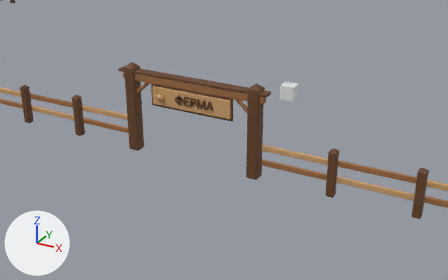
The FBX model art/export/fbx/FenceWood.fbx: old version first, new version second.
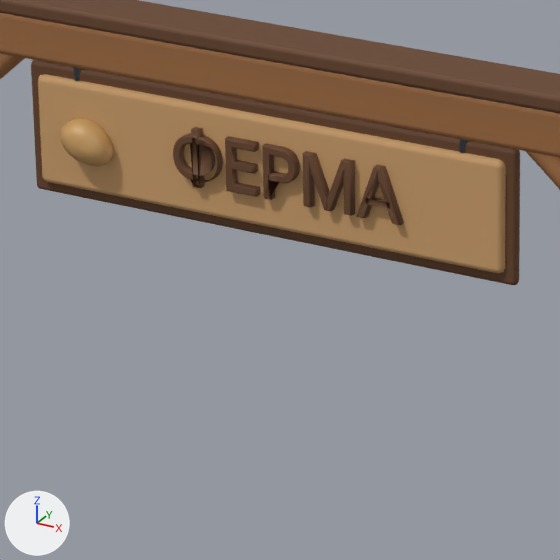
Each version appears first from a 50 mm lens placed at (15.68, -37.88, 14.19), pointed at (1.85, -12.73, 1.62), and next in a close-up on the part from 33% to 54% of the width and 26% to 60% of the height. Every picture has the same lights, and +X, +Y and +Z are marked at lower left. The first two pictures are the older version. Where no turn or scale is listed for an object, it has been applied to the vertices. Vertices at exactly the same position are counted once.

Objects in the first close-up: 'Body__Wood.002', 'Body__WoodDark.002', 'GateSign__Potato@sway_z_-2_3.14#0,3.35,12.85', 'GateSign__WoodDark@sway_z_-2_3.14#0,3.35,12.85', 'GateSign__WoodLight@sway_z_-2_3.14#0,3.35,12.85' and 1 more.
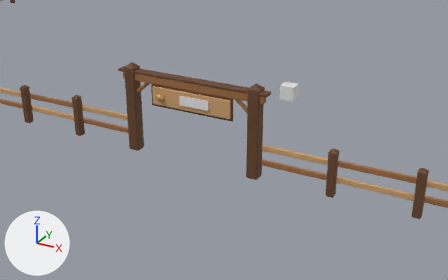
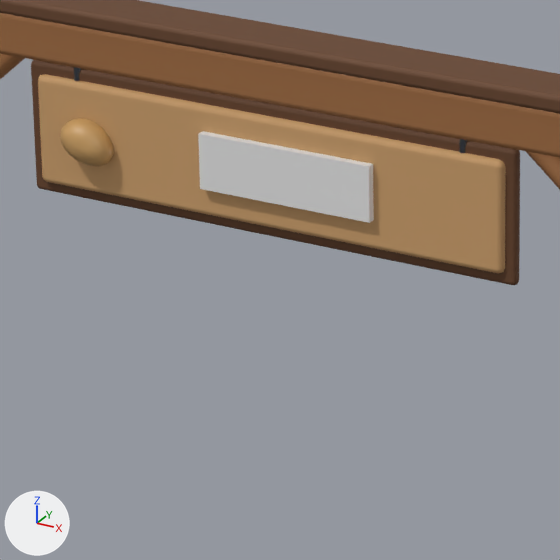
Pixel boxes (x1, y1, x2, y2) of what changed, in the close-ups (560 x 560 px):
'GateSign__WoodDark@sway_z_-2_3.14#0,3.35,12.85!1', added: after (198, 131, 374, 223)
part 1 of me_gatesign__wooddark_sway_z__2_3_14_0_3_35_12_85, deleted (brown): before (303, 151, 355, 216)
part 2 of me_gatesign__wooddark_sway_z__2_3_14_0_3_35_12_85, deleted (brown): before (173, 127, 223, 188)
part 3 of me_gatesign__wooddark_sway_z__2_3_14_0_3_35_12_85, deleted (brown): before (262, 143, 300, 200)
part 4 of me_gatesign__wooddark_sway_z__2_3_14_0_3_35_12_85, deleted (brown): before (356, 165, 404, 225)
part 5 of me_gatesign__wooddark_sway_z__2_3_14_0_3_35_12_85, deleted (brown): before (225, 136, 260, 197)

Patch to the scene script:
```diff
--- a/art/export/fbx/FenceWood.fbx.py
+++ b/art/export/fbx/FenceWood.fbx.py
@@ me_gatesign__wooddark_sway_z__2_3_14_0_3_35_12_85 @@
 # used by ob_gatesign__wooddark_sway_z__2_3_14_0_3_35_12_85; location = (0.0, -12.81, 3.35)
-me_gatesign__wooddark_sway_z__2_3_14_0_3_35_12_85.from_pydata(...)  # 1048 vertices, 1294 faces; spans x -2.4..2.4, y -0.18..0.05, z -0.6..0.6
+me_gatesign__wooddark_sway_z__2_3_14_0_3_35_12_85.from_pydata(...)  # 56 vertices, 54 faces; spans x -2.4..2.4, y -0.05..0.05, z -0.6..0.6
+# me_gatesign__wooddark_sway_z__2_3_14_0_3_35_12_85 part 1: the loose piece of 352 vertices spanning x 0.44..0.91, y -0.18..-0.08, z -0.2..0.28 is deleted
+# me_gatesign__wooddark_sway_z__2_3_14_0_3_35_12_85 part 2: the loose piece of 320 vertices spanning x -0.85..-0.39, y -0.18..-0.08, z -0.22..0.3 is deleted
+# me_gatesign__wooddark_sway_z__2_3_14_0_3_35_12_85 part 3: the loose piece of 176 vertices spanning x 0.05..0.38, y -0.18..-0.08, z -0.2..0.28 is deleted
+# me_gatesign__wooddark_sway_z__2_3_14_0_3_35_12_85 part 4: the loose piece of 96 vertices spanning x 0.95..1.38, y -0.18..-0.08, z -0.2..0.28 is deleted
+# me_gatesign__wooddark_sway_z__2_3_14_0_3_35_12_85 part 5: the loose piece of 48 vertices spanning x -0.32..-0.02, y -0.18..-0.08, z -0.2..0.28 is deleted
 me_gatesign__wooddark_sway_z__2_3_14_0_3_35_12_85.materials.append(mat_wooddark)
@@ me_gatesign__wooddark_sway_z__2_3_14_0_3_35_12_85_1 @@
+me_gatesign__wooddark_sway_z__2_3_14_0_3_35_12_85_1.from_pydata(...)  # a box spanning x -0.84..0.84, y -0.05..0.05, z -0.25..0.25
@@ ob_gatesign__wooddark_sway_z__2_3_14_0_3_35_12_85_1 @@
+ob_gatesign__wooddark_sway_z__2_3_14_0_3_35_12_85_1 = bpy.data.objects.new('GateSign__WoodDark@sway_z_-2_3.14#0,3.35,12.85!1', me_gatesign__wooddark_sway_z__2_3_14_0_3_35_12_85_1)
+ob_gatesign__wooddark_sway_z__2_3_14_0_3_35_12_85_1.location = (0.251, -12.94, 3.377)
```
